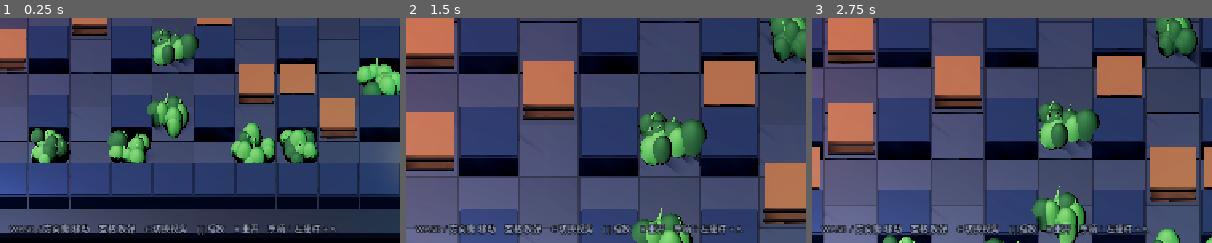
Above: before the commit, frames 1-3 (left to right).
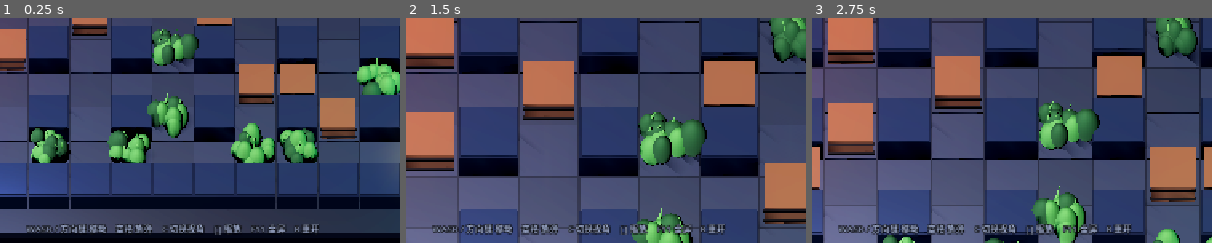
Above: after the commit, the same moments.

Repository: nearmeng/test-game
Game: Godot game, scene res://main.tscn
Same seed, same stepped clock (60 frames per second), same inputs: the game is played once before the commit and once after it.
Inputs (mouse positions are % of the whole screen's width and height, from its top left):
- Up to frame 1 (0.25 s): no input
- Up to frame 2 (1.5 s): tap Enter at 0.5 s; move the mouse to (72, 45) at 0.52 s; hold D (p1_right) 0.53-1.28 s; tap C (cycle_cam) at 0.6 s; click (72, 45) at 0.67 s; move the mouse to (30, 55) at 1.27 s; hold S (p1_down) from 1.28 s (still down); tap Space (p1_bomb) at 1.35 s
- Up to frame 3 (2.75 s): tap R (restart) at 2 s; move the mouse to (60, 28) at 2.02 s; release S (p1_down) at 2.03 s; hold D (p1_right) from 2.03 s (still down); tap ] (zoom_in) at 2.1 s
The pictures show only the part of the screen within x 28-78%, y 50-100%; the shares and areas given below are measured in that part.

The runs differ from the first frame. In frame 1, 2.0% of the frame differs, in the area x 2-84%, y 91-97%; in frame 2, 2.7%; in frame 3, 2.6%.

Commit message:
feat(game3d): 启动最大化 + F11 全屏，画面整体更大且全局不裁剪
- 启动即最大化窗口（逻辑分辨率仍 1280x720，整张棋盘完整可见）
- F11 全屏切换；[ ] 缩放保留
- 1920x1080 下重拍截图，HUD 提示同步

Diff:
--- a/game3d/src/hud3d.gd
+++ b/game3d/src/hud3d.gd
@@ -57,7 +57,7 @@
 	_hint.position = Vector2(0, 686)
 	_hint.size = Vector2(1280, 22)
 	_hint.horizontal_alignment = HORIZONTAL_ALIGNMENT_CENTER
-	_hint.text = "WASD / 方向键 移动    空格 放弹    C 切换视角    [ ] 缩放    R 重开    手柄：左摇杆 + A"
+	_hint.text = "WASD / 方向键 移动    空格 放弹    C 切换视角    [ ] 缩放    F11 全屏    R 重开"
 	root.add_child(_hint)
 
 	_cam = _label(font, 15, Color(0.62, 0.85, 1.0))
--- a/game3d/src/main.gd
+++ b/game3d/src/main.gd
@@ -49,6 +49,9 @@
 func _ready() -> void:
 	_parse_args()
 	_register_input()
+	if not (selftest or manual or shot_mode or cam_shot_mode):
+		# 默认最大化：逻辑分辨率仍是 1280x720，窗口越大整体越大，但全图始终可见
+		DisplayServer.window_set_mode(DisplayServer.WINDOW_MODE_MAXIMIZED)
 	add_child(Look.environment())
 	Look.lights(self)
 	_build_camera()
@@ -93,6 +96,7 @@
 		"p1_bomb": [KEY_SPACE, KEY_J],
 		"restart": [KEY_R],
 		"cycle_cam": [KEY_C],
+		"fullscreen": [KEY_F11],
 		"zoom_in": [KEY_BRACKETRIGHT, KEY_EQUAL],
 		"zoom_out": [KEY_BRACKETLEFT, KEY_MINUS],
 	}
@@ -292,6 +296,9 @@
 	if Input.is_action_just_pressed("zoom_out"):
 		cam_zoom = clampf(cam_zoom - 0.12, 0.7, 2.0)
 		_cam_snap = true
+	if Input.is_action_just_pressed("fullscreen"):
+		var fs := DisplayServer.window_get_mode() == DisplayServer.WINDOW_MODE_FULLSCREEN
+		DisplayServer.window_set_mode(DisplayServer.WINDOW_MODE_WINDOWED if fs else DisplayServer.WINDOW_MODE_FULLSCREEN)
 
 	match state:
 		"ready":
Binary file removed: game3d/shots/cam_0.png
Binary file removed: game3d/shots/cam_1.png
Binary file removed: game3d/shots/cam_2.png
Binary file removed: game3d/shots/cam_3.png
Binary file changed: game3d/shots/g3d_01_start.png
Binary file changed: game3d/shots/g3d_02_fight.png
Binary file changed: game3d/shots/g3d_03_mid.png
Binary file changed: game3d/shots/g3d_04_late.png
